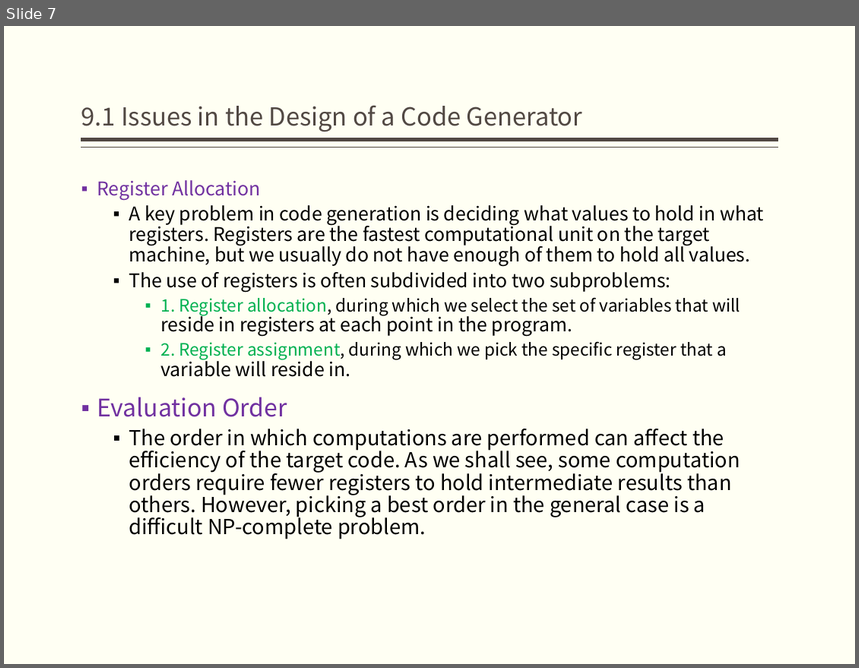
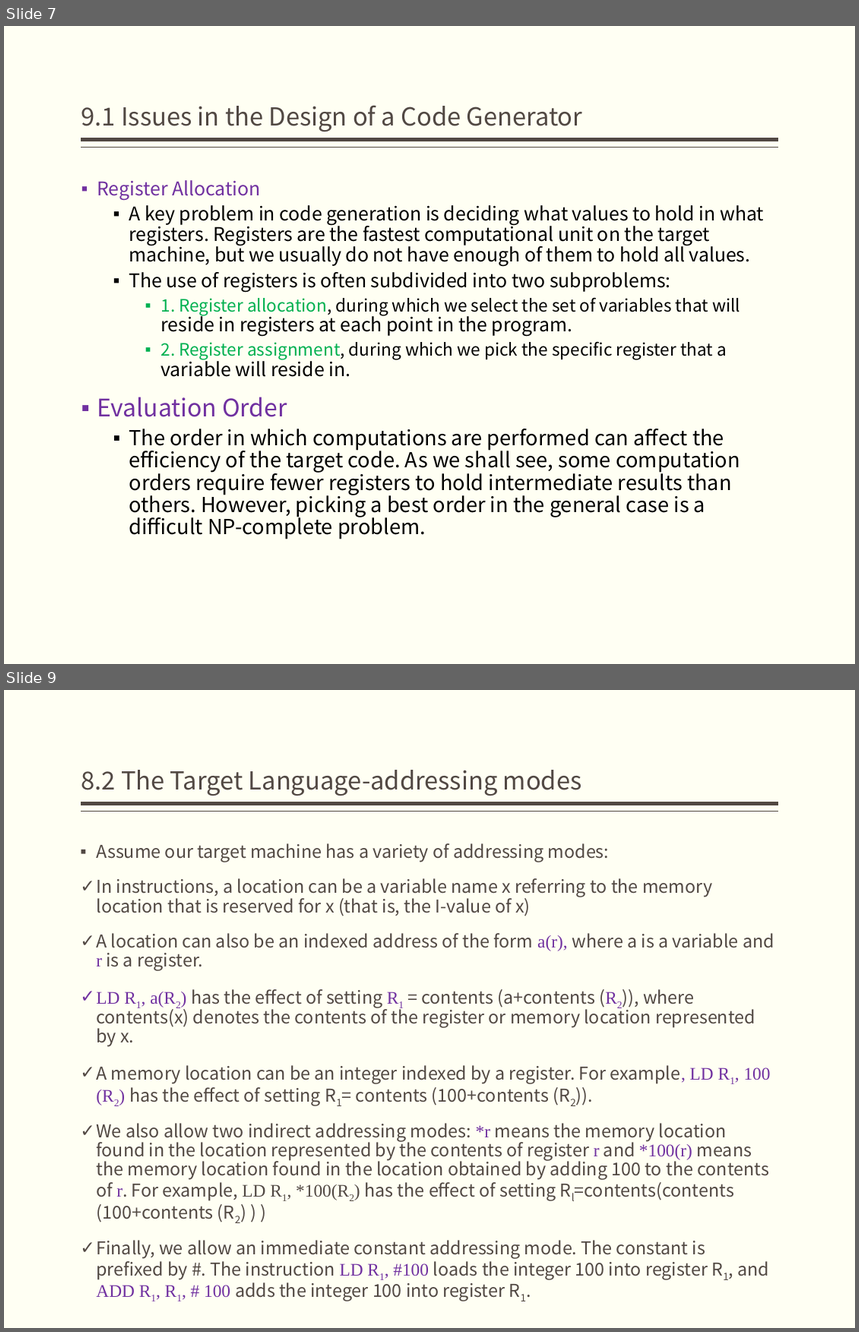
Before and after one commit to jz81/jz81.github.io, a slide deck: course/compiler/lecture/(Spring2020)Lecture9.pptx. Shown one above the other, each under a label of ours: slide 7 before the commit, slides 7 and 9 after it; the slides between them are not shown. The pictures are 859x668 and 859x1332 pixels, drawn with LibreOffice and Linux fonts; fonts in the diff are those of the drawing. Boxes give left, top, right and bottom in pixels: in the first picture for what was removed or moved away, otherwise in the second. Text is boxed around its words. In the diff, an @@ line names an element or a change of style, - is before the commit and + after.

Commit message:
add content to chapter 9

```diff
--- a/course/compiler/lecture/(Spring2020)Lecture9.pptx
+++ b/course/compiler/lecture/(Spring2020)Lecture9.pptx
@@ slide 9 added at bbox=[4, 690, 855, 1328], background #FFFFF3; not listed: 2 template elements that a slide beside it also shows @@
@@ title added at bbox=[82, 770, 582, 796], 21 pt, text #514843 @@
+8.2 The Target Language-addressing modes
@@ text added at bbox=[96, 844, 775, 1302], 15 pt, text #514843 @@
+▪ Assume our target machine has a variety of addressing modes:
+✓ In instructions, a location can be a variable name x referring to the memory location that is reserved for x (that is, the I-value of x)
+✓ A location can also be an indexed address of the form a(r), where a is a variable and r is a register.
+✓ LD R1, a(R2) has the effect of setting R1 = contents (a+contents (R2)), where contents(x) denotes the contents of the register or memory location represented by x.
+✓ A memory location can be an integer indexed by a register. For example, LD R1, 100 (R2) has the effect of setting R1= contents (100+contents (R2)).
+✓ We also allow two indirect addressing modes: *r means the memory location found in the location represented by the contents of register r and *100(r) means the memory location found in the location obtained by adding 100 to the contents of r. For example, LD R1, *100(R2) has the effect of setting Rl=contents(contents (100+contents (R2) ) )
+✓ Finally, we allow an immediate constant addressing mode. The constant is prefixed by #. The instruction LD R1, #100 loads the integer 100 into register R1, and ADD R1, R1, # 100 adds the integer 100 into register R1.
```
Also in this commit, not shown: 1 slide changed, 7 other slides added.
